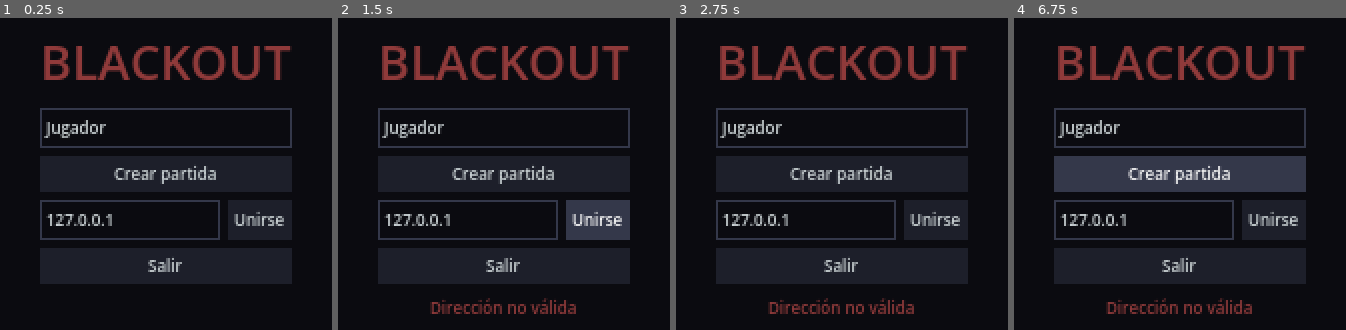
Above: before the commit, frames 1-4 (left to right).
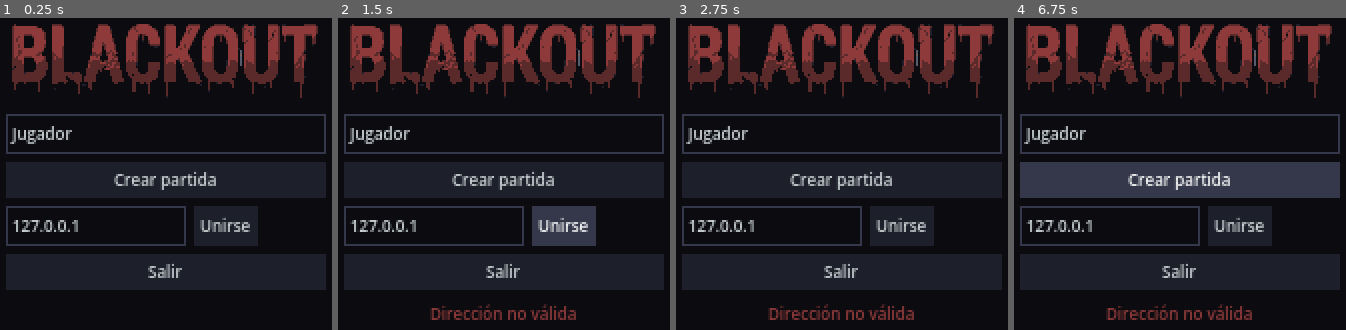
Above: after the commit, the same moments.

Repository: Skyfreefury/blackout-beta
Game: Godot game, scene res://scenes/menu.tscn
The game is run twice, just before and just after one commit, with the same random seed, the same clock (stepped at 60 frames per second) and the same inputs.
Inputs (mouse positions are in pixels of both pictures, inside the frame that each line leads up to):
- Up to frame 1 (0.25 s): no input
- Up to frame 2 (1.5 s): click "Crear partida" at 0.5 s; click "Unirse" at 1.25 s
- Up to frame 3 (2.75 s): tap Enter at 2 s; move the mouse to (981, 155) at 2.02 s; hold D (move_right) from 2.03 s (still down); hold E (interact) from 2.03 s (still down)
- Up to frame 4 (6.75 s): tap R (restart) every 0.75 s from 2.75 to 5.75 s; move the mouse to (1050, 192) at 2.77 s; release D (move_right) at 2.78 s; release E (interact) at 2.78 s; hold S (move_down) 2.78-3.53 s; tap Shift (sprint) at 2.85 s; move the mouse to (1243, 96) at 3.52 s; hold D (move_right) 3.53-4.28 s; hold F (toggle_light) 3.53-4.28 s; move the mouse to (1146, 245) at 4.27 s; hold W (move_up) 4.28-5.03 s; tap E (interact) at 4.35 s; move the mouse to (outside the picture) at 5.02 s; hold Shift (sprint) 5.03-5.78 s; hold A (move_left) 5.03-6.53 s; move the mouse to (outside the picture) at 5.77 s; tap F (toggle_light) at 5.85 s; move the mouse to (1213, 174) at 6.52 s; hold S (move_down) from 6.53 s (still down); hold E (interact) from 6.53 s (still down)

The runs differ from the first frame. In frame 1, 32% of the frame differs, in the area x 1-99%, y 1-88%; in frame 2, 33%; in frame 3, 33%; in frame 4, 33%, in the area x 1-99%, y 1-97%.

Commit message:
Arte de la hoja de Gemini en el juego
- tools/cut_sheet.py recorta la hoja (art/raw, fuera de git) y la pasa a la paleta
- Jugador en 3 vistas con ciclo de paso y 4 colores de pijama
- El Nonato, generador, pila, lámpara, obstáculos, puerta y escaleras nuevos
- Logo en el menú e icono del proyecto
- Suelos, paredes y asfalto siguen dibujados por código: a 16 px conservan las juntas

Co-Authored-By: Claude Opus 5.5 <noreply@anthropic.com>

Diff:
--- a/project.godot
+++ b/project.godot
@@ -13,6 +13,7 @@
 config/name="Blackout"
 run/main_scene="res://scenes/menu.tscn"
 config/features=PackedStringArray("4.7", "GL Compatibility")
+config/icon="res://art/sprites/icon.png"
 
 [autoload]
 
--- a/scripts/menu.gd
+++ b/scripts/menu.gd
@@ -44,11 +44,9 @@
 	root.add_theme_constant_override("separation", 6)
 	center.add_child(root)
 
-	var title := Label.new()
-	title.text = "BLACKOUT"
-	title.horizontal_alignment = HORIZONTAL_ALIGNMENT_CENTER
-	title.add_theme_font_size_override("font_size", 24)
-	title.add_theme_color_override("font_color", ACCENT)
+	var title := TextureRect.new()
+	title.texture = preload("res://art/sprites/logo.png")
+	title.stretch_mode = TextureRect.STRETCH_KEEP_CENTERED
 	root.add_child(title)
 
 	root.add_child(_main_box)
Binary file removed: art/preview/fase4_congelado.png
Binary file removed: art/preview/fase4_paredes.png
Binary file added: art/preview/gemini.png
Binary file removed: art/preview/hospital_final.png
Binary file removed: art/preview/hospital_inicio.png
Binary file removed: art/preview/hospital_reparando.png
Binary file added: art/preview/juego_congelado.png
Binary file added: art/preview/juego_reparando.png
Binary file changed: art/preview/menu.png
Binary file changed: art/sprites/battery.png
Not shown, added: art/sprites/gemini/.gdignore
Binary file added: art/sprites/gemini/asphalt.png
(and 31 more such lines)
